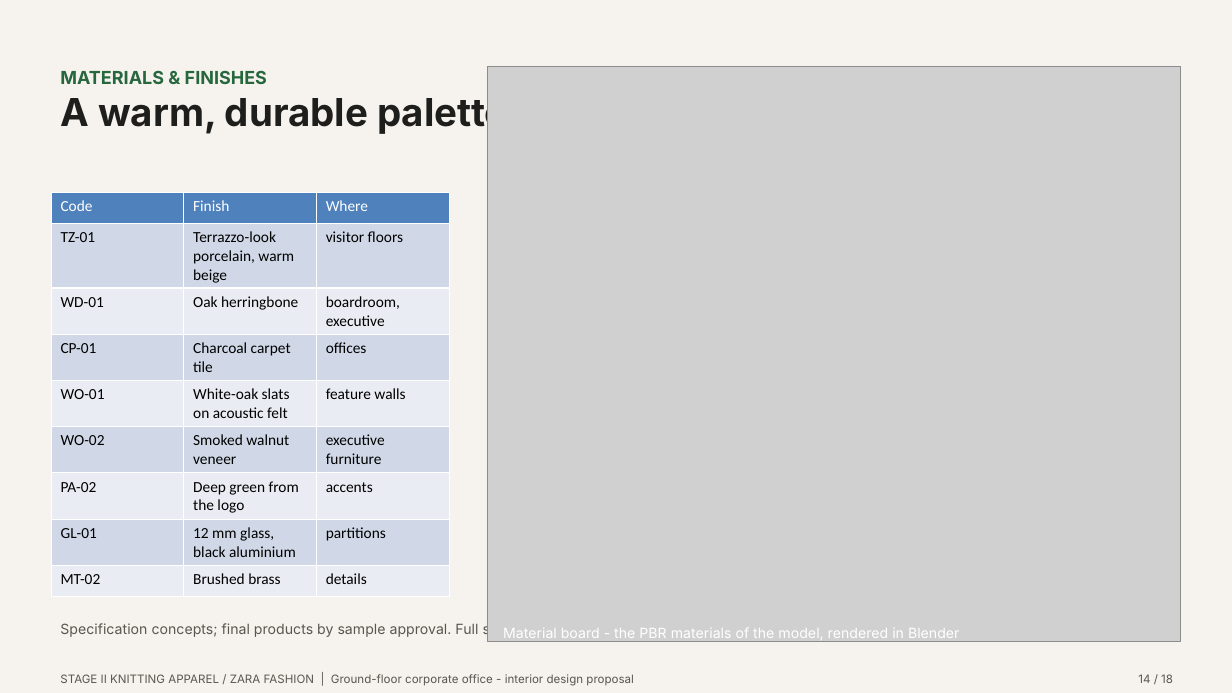
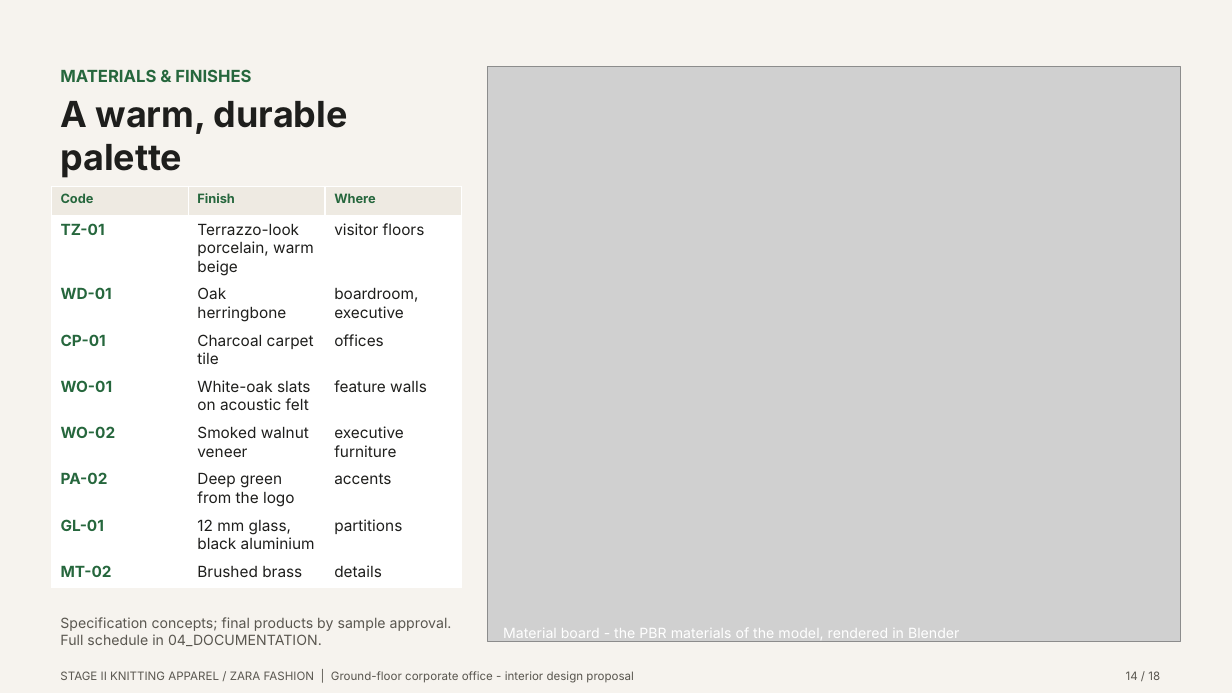
Before and after one commit to i-m-r-a-n/Practice01, a slide deck: slide 14 of GARMENT_OFFICE_FINAL_PRESENTATION/03_PRESENTATION/Garment_Office_Design_Pitch.pptx. Drawn at 1232x693 pixels with LibreOffice and Linux fonts; fonts in the diff are those of the drawing; grey boxes stand for pictures. Boxes give left, top, right and bottom in pixels: in the first picture for what was removed or moved away, otherwise in the second. Text is boxed around its words. In the diff, an @@ line names an element or a change of style, - is before the commit and + after.

```diff
--- a/GARMENT_OFFICE_FINAL_PRESENTATION/03_PRESENTATION/Garment_Office_Design_Pitch.pptx
+++ b/GARMENT_OFFICE_FINAL_PRESENTATION/03_PRESENTATION/Garment_Office_Design_Pitch.pptx
@@ text "A warm, durable palette" at box(60, 101, 348, 178): size 30 to 28 pt @@
@@ text "MATERIALS & FINISHES" at box(60, 69, 251, 82): size 14 to 13 pt @@
@@ table at box(52, 186, 462, 581) @@
@@ fill #4F81BD to #EEEAE2 in row 1 @@
@@ fill #D0D8E8 to #FFFFFF in 12 cells @@
@@ fill #E9EDF4 to #FFFFFF in 12 cells @@
@@ size 12 to 10 pt, text colour #FFFFFF to #26673D in "Code", "Finish", "Where" @@
@@ font Calibri to Inter @@
@@ bold on in "Code", "Finish", "Where", "TZ-01" and 7 more places @@
@@ text colour #000000 to #26673D in "TZ-01", "WD-01", "CP-01", "WO-01" and 4 more places @@
@@ text colour #000000 to #1E1E1C in "Terrazzo-look porcelain, warm beige", "visitor floors", "Oak herringbone", "boardroom, executive" and 12 more places @@
@@ table: place and size @@
-table at box(52, 192, 451, 588)
+table at box(52, 186, 462, 581)
@@ text "Specification concepts; final products by ..." rewrapped from box(60, 622, 717, 638) to box(60, 617, 452, 646) @@
@@ text "14 / 18": place and size @@
-text "14 / 18" at box(1138, 674, 1173, 683)
+text "14 / 18" at box(1126, 671, 1160, 680)
```
Also in this commit, not shown: 17 other slides changed, 40 other files.
